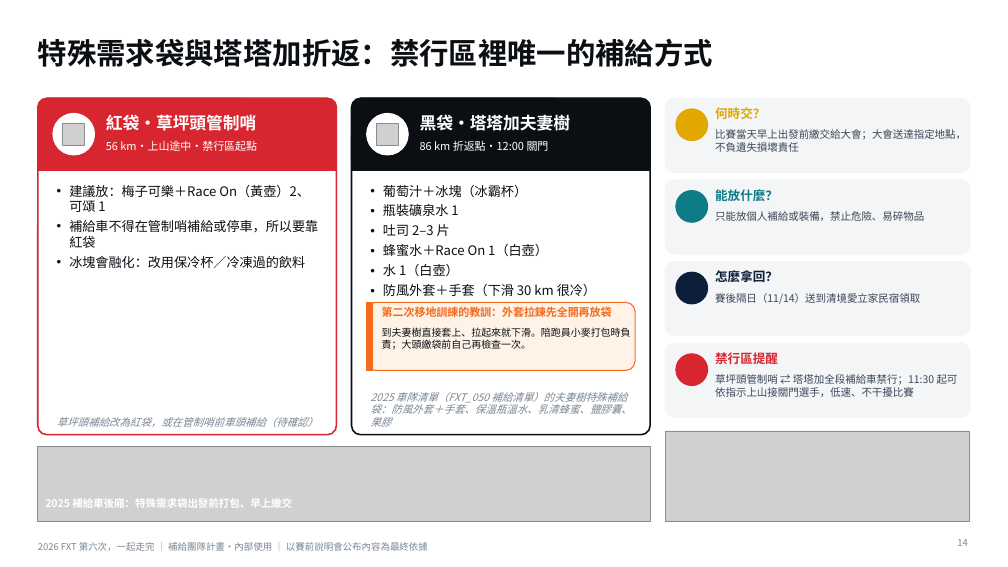
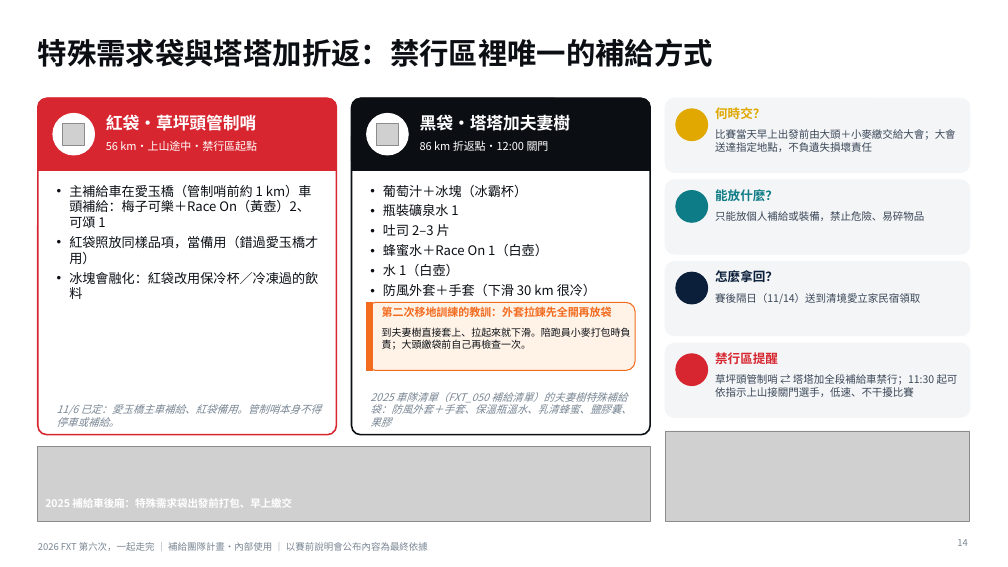
Before and after one commit to powermovebboy-sys/Race-site, a slide deck: slide 14 of deck/2026_FXT_第六次一起走完.pptx. Drawn at 1008x567 pixels with LibreOffice and Linux fonts; fonts in the diff are those of the drawing; grey boxes stand for pictures; background and template pictures are left out. Boxes give left, top, right and bottom in pixels: in the first picture for what was removed or moved away, otherwise in the second. Text is boxed around its words. In the diff, an @@ line names an element or a change of style, - is before the commit and + after.

```diff
--- a/deck/2026_FXT_第六次一起走完.pptx
+++ b/deck/2026_FXT_第六次一起走完.pptx
@@ text at <box>715,129,956,152</box>: text changed @@
-比賽當天早上出發前繳交給大會；大會送達指定地點，不負遺失損壞責任
+比賽當天早上出發前由大頭＋小麥繳交給大會；大會送達指定地點，不負遺失損壞責任
@@ text at <box>69,185,318,299</box>: text changed @@
-• 建議放：梅子可樂＋Race On（黃壺）2、可頌 1
-• 補給車不得在管制哨補給或停車，所以要靠紅袋
-• 冰塊會融化：改用保冷杯／冷凍過的飲料
+• 主補給車在愛玉橋（管制哨前約 1 km）車頭補給：梅子可樂＋Race On（黃壺）2、可頌 1
+• 紅袋照放同樣品項，當備用（錯過愛玉橋才用）
+• 冰塊會融化：紅袋改用保冷杯／冷凍過的飲料
@@ text at <box>57,404,322,427</box>: text changed @@
-草坪頭補給改為紅袋，或在管制哨前車頭補給（待確認）
+11/6 已定：愛玉橋主車補給、紅袋備用。管制哨本身不得停車或補給。
```
Also in this commit, not shown: 7 other slides changed, 6 other files.
